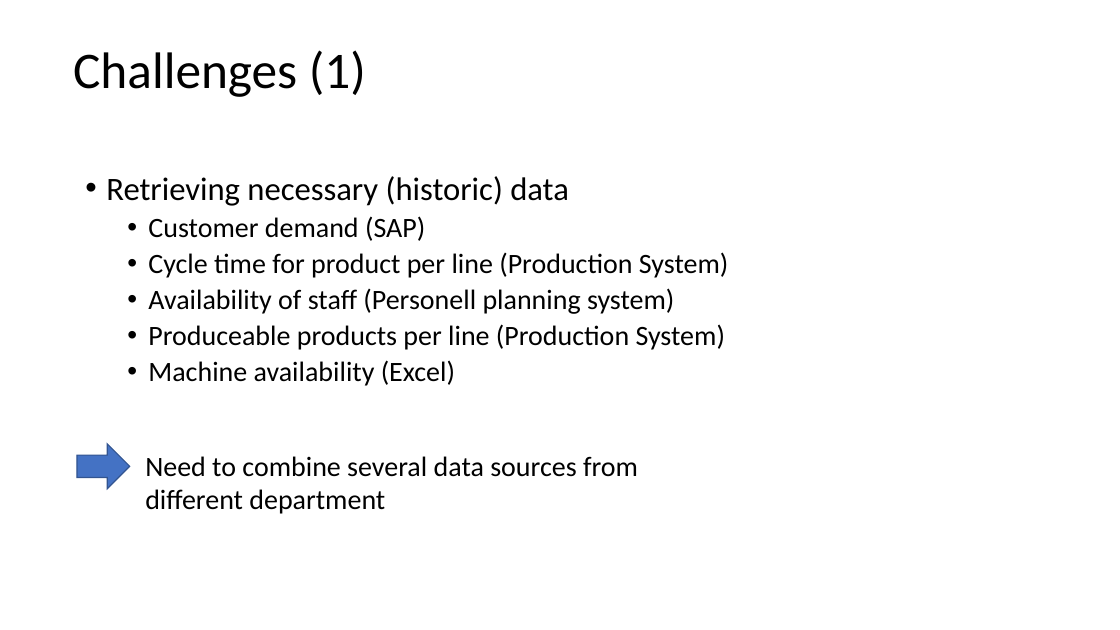
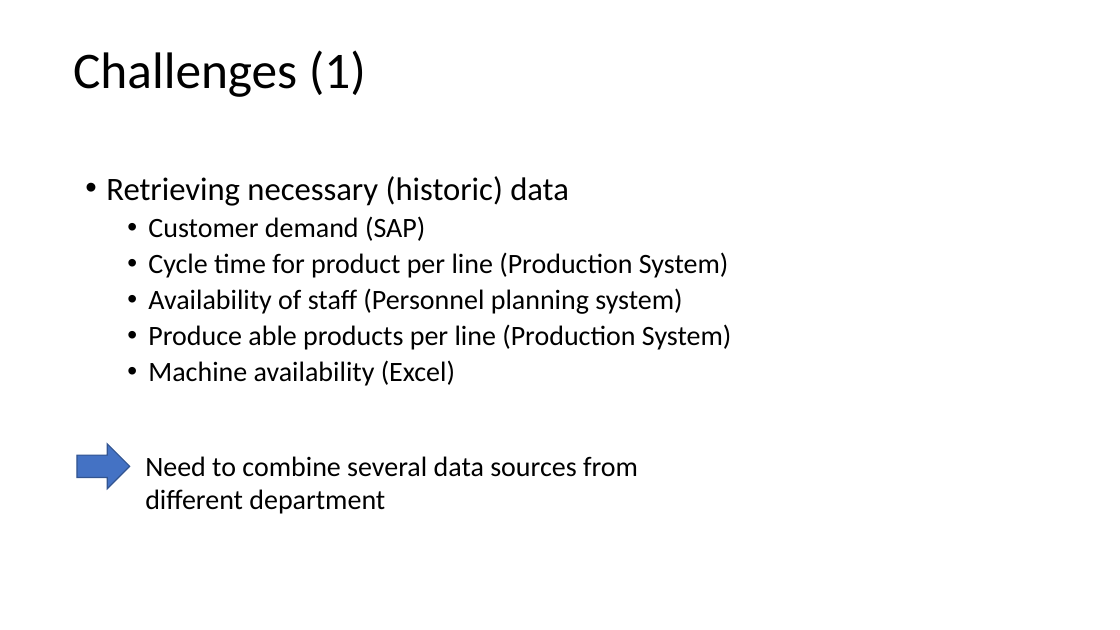
Before and after one commit to AndreasNeuhierl/InnoMgmt, a slide deck: slide 6 of desandere.pptx. Drawn at 1120x630 pixels with LibreOffice and Linux fonts; fonts in the diff are those of the drawing. Boxes give left, top, right and bottom in pixels: in the first picture for what was removed or moved away, otherwise in the second. Text is boxed around its words. In the diff, an @@ line names an element or a change of style, - is before the commit and + after.

Commit message:
Fixed typos

```diff
--- a/desandere.pptx
+++ b/desandere.pptx
@@ text at bbox=[148, 288, 731, 350]: text changed @@
-  • Availability of staff (Personell planning system)
-  • Produceable products per line (Production System)
+  • Availability of staff (Personnel planning system)
+  • Produce able products per line (Production System)
```
Also in this commit, not shown: 8 other slides changed.
